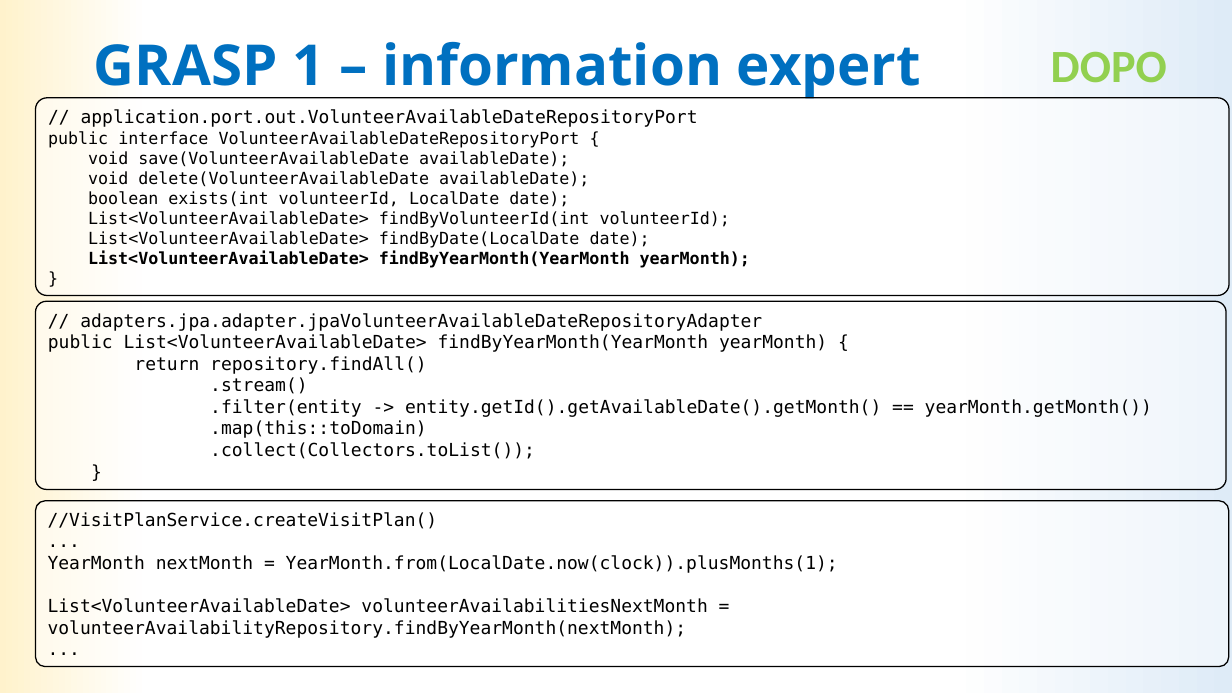
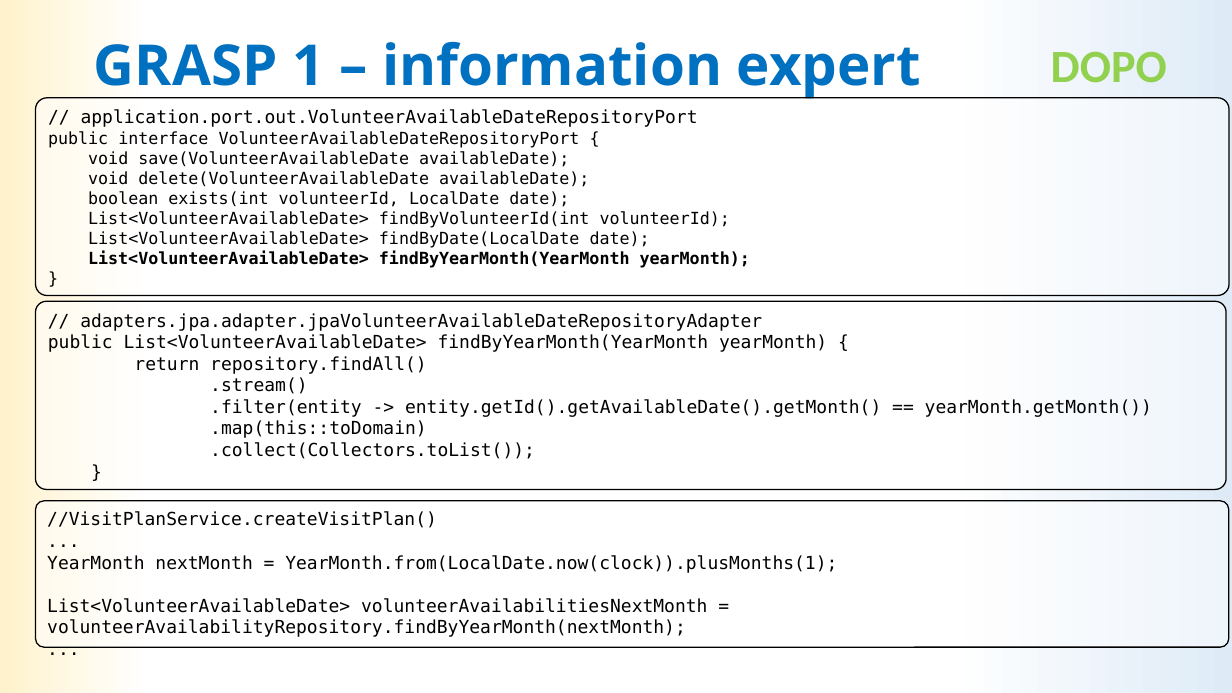
Before and after one commit to LDolzanelli/progettoIngegneria, a slide deck: slide 7 of doc/Presentazione/Presentazione_ingsw_parteB.pptx. Drawn at 1232x693 pixels with LibreOffice and Linux fonts; fonts in the diff are those of the drawing. Boxes give left, top, right and bottom in pixels: in the first picture for what was removed or moved away, otherwise in the second. Text is boxed around its words. In the diff, an @@ line names an element or a change of style, - is before the commit and + after.

```diff
--- a/doc/Presentazione/Presentazione_ingsw_parteB.pptx
+++ b/doc/Presentazione/Presentazione_ingsw_parteB.pptx
@@ rounded rectangle "//VisitPlanService.createVisitPlan()" resized from (x1=35, y1=501, x2=1228, y2=666) to (x1=35, y1=501, x2=1228, y2=647) @@
```
Also in this commit, not shown: 8 other slides changed, 4 slides added, 1 slide removed.
